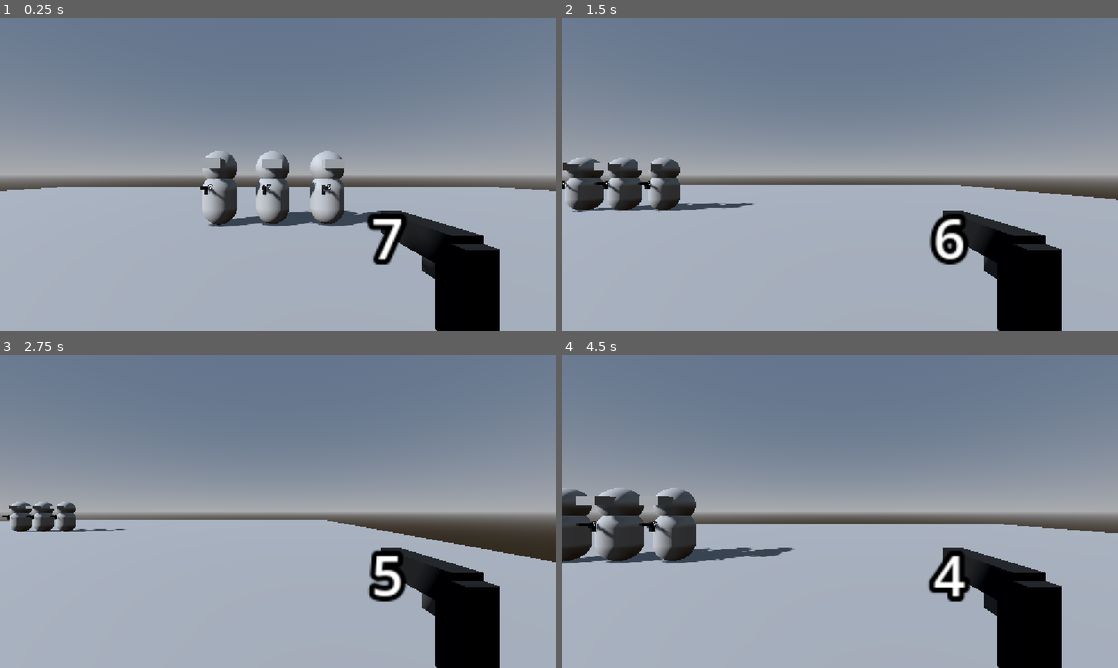
Above: before the commit, frames 1-4 (two rows, left to right).
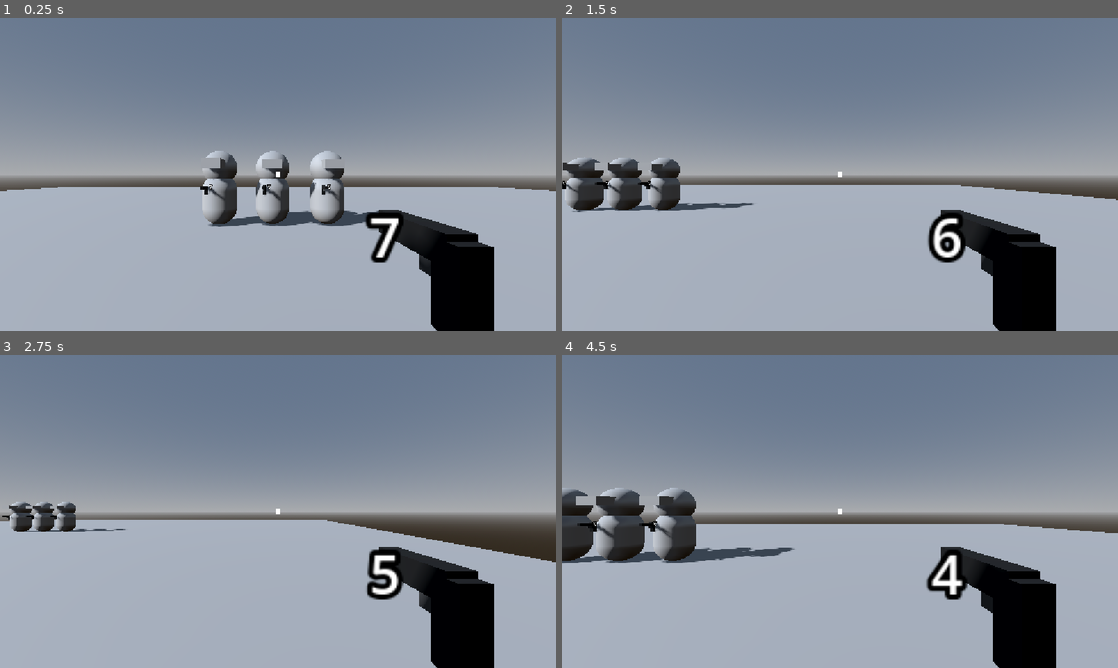
Above: after the commit, the same moments.

Repository: TdoggTH/Barrell-Game
Game: Godot game, scene res://root.tscn
Two runs of this game, one before a commit and one after it. Both use one fixed random seed, a clock stepped at 60 frames per second and the inputs below.
Inputs (mouse positions are in pixels of both pictures, inside the frame that each line leads up to):
- Up to frame 1 (0.25 s): no input
- Up to frame 2 (1.5 s): tap Enter at 0.5 s; move the mouse to (962, 158) at 0.52 s; press the mouse at (962, 158) at 0.53 s; hold D (move_right) 0.53-1.28 s; move the mouse to (728, 190) at 1.27 s; release the mouse at (728, 190) at 1.28 s; hold S (move_back) from 1.28 s (still down); click (728, 190) at 1.35 s
- Up to frame 3 (2.75 s): move the mouse to (333, 442) at 2.02 s; release S (move_back) at 2.03 s; press the mouse at (333, 442) at 2.03 s; hold D (move_right) from 2.03 s (still down)
- Up to frame 4 (4.5 s): move the mouse to (812, 574) at 2.77 s; release D (move_right) at 2.78 s; release the mouse at (812, 574) at 2.78 s; hold W (move_forward) 2.78-3.53 s; click (812, 574) at 2.85 s; move the mouse to (1006, 558) at 3.52 s; press the mouse at (1006, 558) at 3.53 s; hold A (move_left) from 3.53 s (still down); tap R (reload) at 4.15 s; move the mouse to (673, 464) at 4.27 s; release the mouse at (673, 464) at 4.28 s; click (673, 464) at 4.35 s

The runs differ from the first frame. In frame 1, 1.2% of the frame differs, in the area x 10-90%, y 42-100%; in frame 2, 1.3%; in frame 3, 1.3%; in frame 4, 1.4%, in the area x 0-90%, y 42-100%.

Commit message:
finalised gun, in working order

Diff:
--- a/game-files/Entities/gun.gd
+++ b/game-files/Entities/gun.gd
@@ -39,13 +39,14 @@
 func _process(delta: float) -> void:
 	ammoCounter.text = String.num_int64(currentMag)
 
-func shoot():
+func shoot(gunRange: RayCast3D):
 	if shootingTimer.is_stopped() and currentMag > 0 and reloadTimer.time_left == 0:
 		currentMag -= 1
 
-		print(currentMag)
-		if shooting.shoot():
-			emit_signal("shot_someone", damage)
+		var target = shooting.shoot(gunRange)
+		if target:
+			print("Gun: i shot ", target)
+			#target.hit(damage) #rejig this in the enemy branch
 		shootingTimer.start()
 
 func reload() -> void:
--- a/game-files/Entities/gun.tscn
+++ b/game-files/Entities/gun.tscn
@@ -58,14 +58,10 @@
 
 [node name="Shooting" type="Node3D" parent="." unique_id=2041790855 node_paths=PackedStringArray("shot")]
 script = ExtResource("2_wcyxf")
-shot = NodePath("RayCast3D")
+shot = NodePath("")
 
 [node name="BulletPosition" type="Marker3D" parent="Shooting" unique_id=1092734094]
 transform = Transform3D(1, 0, 0, 0, 1, 0, 0, 0, 1, 0, 0.09931931, 0.22757703)
-
-[node name="RayCast3D" type="RayCast3D" parent="Shooting" unique_id=786059274]
-transform = Transform3D(1, 0, 0, 0, 1, 0, 0, 0, 1, 0, 0.09931931, 0.22757703)
-target_position = Vector3(0, 0, 30)
 
 [node name="ShootingTimer" type="Timer" parent="." unique_id=217150568]
 wait_time = 0.5
--- a/game-files/Entities/shooting.gd
+++ b/game-files/Entities/shooting.gd
@@ -2,7 +2,6 @@
 
 var magazineSize: int
 var fireRate: int
-
 
 @export var shot: RayCast3D
 
@@ -10,13 +9,11 @@
 func _ready() -> void:
 	print()
 
-func shoot() -> CharacterBody3D:
-	#Create a ray that comes from a variable(? not created yet) and if the ray intersects with an enemy, return true so the parent method can determine the amount of damage done
-	#return false if no intersection
-	print("shooting from shooting.gd")
-	var hit = shot.get_collider()
-	if hit:
-		print("i hit ", hit)
+func shoot(gunRange: RayCast3D) -> CharacterBody3D:
+	#Use the passed ray to shoot and find any intersections
+	#returns the target hit if there is an object in the intersection
+	#returns null if there is nothing in the raycast
+	var hit = gunRange.get_collider()
 	return hit
 	#if hit:
 		#hit.
--- a/game-files/Player/Player.tscn
+++ b/game-files/Player/Player.tscn
@@ -7,11 +7,12 @@
 
 [sub_resource type="CapsuleMesh" id="CapsuleMesh_pakj4"]
 
-[node name="Player" type="CharacterBody3D" unique_id=50377273 node_paths=PackedStringArray("gun")]
+[sub_resource type="CanvasTexture" id="CanvasTexture_pakj4"]
+
+[node name="Player" type="CharacterBody3D" unique_id=50377273 node_paths=PackedStringArray("gun", "gunRange")]
 script = ExtResource("1_xhfnw")
-gun = NodePath("gun")
-
-[node name="Pivot" type="Node3D" parent="." unique_id=74817570]
+gun = NodePath("Gun")
+gunRange = NodePath("Marker3D/GunRange")
 
 [node name="CollisionShape3D" type="CollisionShape3D" parent="." unique_id=546207268]
 shape = SubResource("CapsuleShape3D_pakj4")
@@ -20,11 +21,19 @@
 mesh = SubResource("CapsuleMesh_pakj4")
 
 [node name="Marker3D" type="Marker3D" parent="." unique_id=287571120]
+transform = Transform3D(1, 0, 0, 0, 1, 0, 0, 0, 1, 0, 0.76708645, -0.3071597)
 
 [node name="Camera3D" type="Camera3D" parent="Marker3D" unique_id=2017626905]
-transform = Transform3D(1, 0, 0, 0, 1, 0, 0, 0, 1, 0, 0.7668872, 0)
+transform = Transform3D(1, 0, 0, 0, 1, 0, 0, 0, 1, 0, 0, 0.32067764)
 
-[node name="gun" parent="." unique_id=312965893 instance=ExtResource("2_kpjcp")]
+[node name="GunRange" type="RayCast3D" parent="Marker3D" unique_id=1381235259]
+target_position = Vector3(0, 0, -30)
+
+[node name="Crosshair" type="Sprite3D" parent="Marker3D" unique_id=2013968633]
+transform = Transform3D(1, 0, 0, 0, 1, 0, 0, 0, 1, 0, 0, -0.15484488)
+texture = SubResource("CanvasTexture_pakj4")
+
+[node name="Gun" parent="." unique_id=312965893 instance=ExtResource("2_kpjcp")]
 transform = Transform3D(-1, 0, 8.742278e-08, 0, 1, 0, -8.742278e-08, 0, -1, 0.45440817, 0.47705764, -0.6026857)
 
-[connection signal="shot_someone" from="gun" to="." method="_on_gun_shot_someone"]
+[connection signal="shot_someone" from="Gun" to="." method="_on_gun_shot_someone"]
--- a/game-files/Player/player.gd
+++ b/game-files/Player/player.gd
@@ -6,17 +6,11 @@
 @export var fall_acceleration = 75
 
 @export var gun: Node3D
-
+@export var gunRange: RayCast3D
 
 var target_velocity = Vector3.ZERO
 
 func _physics_process(delta):
-
-	if Input.is_action_pressed("shoot"):
-		gun.shoot()
-
-	if Input.is_action_pressed("reload"):
-		gun.reload()
 
 	# We create a local variable to store the input direction.
 	var direction = Vector3.ZERO
@@ -49,6 +43,6 @@
 	move_and_slide()
 
 	if Input.is_action_pressed("shoot"):
-		gun.shoot()
+		gun.shoot(gunRange)
 	if Input.is_action_pressed("reload"):
 		gun.reload()
